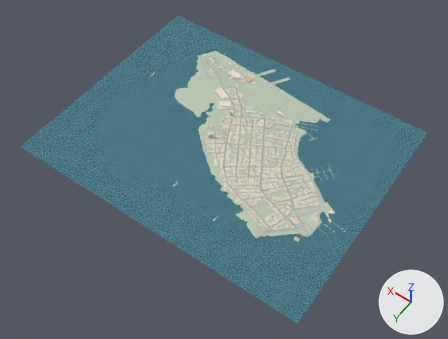
The glTF model public/models/manga/contract/manga-contract.glb, before and after one commit.
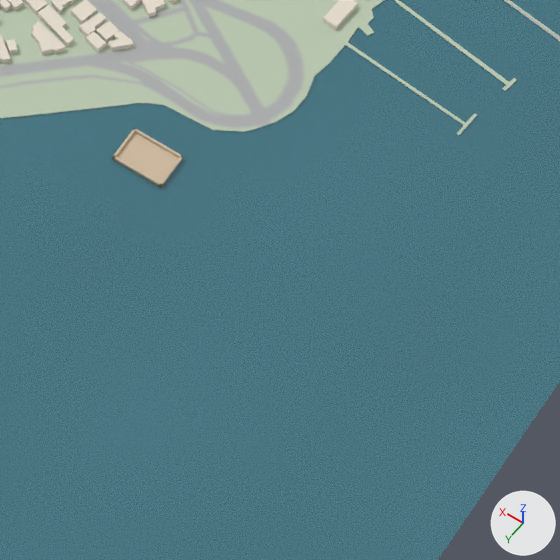
The first picture shows the older version from a 50 mm lens placed at (-2272.0, 3047.0, 4334.0), pointed at (-232.0, 192.0, -153.0). The close-ups show the older and then the newer version on the part from 63% to 76% of the width and 66% to 83% of the height of that picture. Only the edits that show in the close-ups are written down. The axes (+X, +Y, +Z) are drawn at lower right. The lights are the same throughout. Where no turn or scale is listed for an object, it has been applied to the vertices. Vertices at exactly the same position are counted once.

Objects in the first close-up: 'Buildings_LOD1', 'Fortin_Pastelillo', 'Manga_Terrain_Base', 'WaterLevel_Animated'.
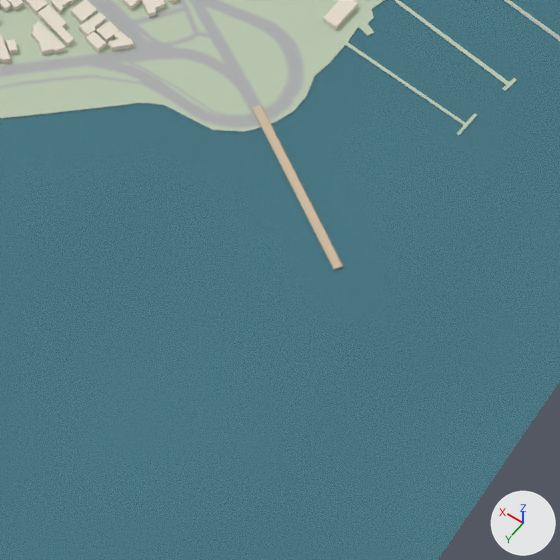
Where the change shows, as pixel boxes (x1, y1, x2, y2) in the close-ups (560 x 560 px):
'Fortin_Pastelillo', reshaped (not visible afterwards)
    before: (112, 128, 183, 188)
'Puente_Roman', reshaped (not visible before)
    after: (252, 105, 343, 270)

The edits, one by one:
me_fortin_pastelillo is used by ob_fortin_pastelillo; location (0.0, 0.0, 0.0).
me_fortin_pastelillo had 28 vertices, 60 faces and spanned x -1227.1..-1179.1, y 515.3..550.3, z 1.8..5.8.
me_fortin_pastelillo now has 98 vertices, 232 faces and spans x -1316.9..-1190.5, y 68.6..174.9, z 1.2..3.2.
me_fortin_pastelillo part 1: 28 vertices removed from x -1227.1..-1179.1, y 515.3..550.3, z 1.8..5.8.
Other edits to the shape of me_fortin_pastelillo do not show in these pictures.
me_puente_roman is used by ob_puente_roman; location (0.0, 0.0, 0.0).
me_puente_roman had 24 vertices, 36 faces and spanned x -979.2..-967.2, y 546.6..606.6, z 2.0..3.5.
me_puente_roman now has 24 vertices, 36 faces and spans x -1388.7..-1248.3, y 432.3..534.9, z 2.0..3.5.
me_puente_roman part 2: 24 vertices added at x -1388.7..-1248.3, y 432.3..534.9, z 2.0..3.5.
Other edits to the shape of me_puente_roman do not show in these pictures.
